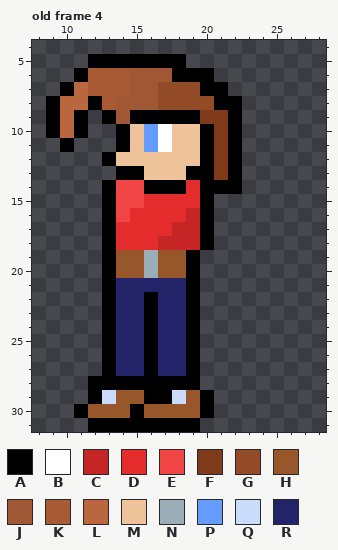
Two versions of one pixel-art file, save_da_village/assets/Villagers.ase. Above is the file before it was changed.
32x32 pixels, 4 frames. Colours within 5 levels of each other are drawn and written as one. Shown: old frame 4: x 8..28, y 4..31. The commit also changed other frames, which this record leaves out.
Palette (. is transparent): A #000000  B #ffffff  C #c62525  D #e42c2c  E #f14545  F #7f3a19  G #934a27  H #97572b  J #9f5734  K #a75a34  L #ba673f  M #eec39a  N #9badb7  P #639bff  Q #cbdbfc  R #232369
Pixels before, old frame 4, first column x 9:
 5 ...AAAAAAA....
 6 ..AKKKJJJAAA..
 7 .ALKKKJJGGGAA.
 8 ALLAKJJJGGGGAA
 9 ALA.AJAAAAAFFA
10 ALA..AMPBMMAFA
11 .A...AMPBMMAFA
12 ....AMMMMMMAFA
13 .....AAMMMAAFA
14 ....AEEAAADAAA
15 ....AEEDDDDA..
16 ....AEDDDDCA..
17 ....ADDDDCCA..
18 ....ADDDCCCA..
19 ....AHHNHHA...
20 ....AHHNHHA...
21 ....ARRRRRA...
22 ....ARRARRA...
23 ....ARRARRA...
24 ....ARRARRA...
25 ....ARRARRA...
26 ....ARRARRA...
27 ....ARRARRA...
28 ...AAAAAAAA...
29 ...AQHHAAQHA..
30 ..AHHHAHHHHA..
31 ...AAAAAAAA...
Once edited:
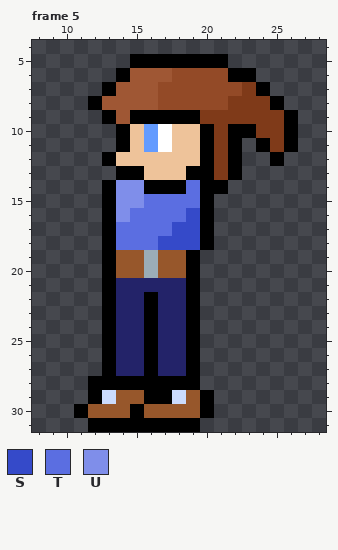
Colours new in this view: S #354ac9  T #5b6ee1  U #7f8eea
A new or re-ordered frame is compared with the old frame closest to it.
Change:
frames 4 -> 6
Frame 5 is new; against old frame 4:
y 5: x 12..14 AAA -> ...; x 19..21 ... -> AAA
y 6: x 11..14 AKKK -> ...A; x 18..23 AAA... -> GGGGAA
y 7: x 10..14 ALKKK -> ...AJ; x 20..24 AA... -> GGGFA
y 8: x 9..11 ALL -> ...; x 13 K -> J; x 21..25 AA... -> GFFFA
y 9: x 9..11 ALA -> ...; x 22..26 A.... -> FFFFA
y 10: x 9..11 ALA -> ...; x 23..26 .... -> AFFA
y 11: x 10 A -> .; x 24..26 ... -> AFA
y 12: x 25 . -> A
y 14: x 14..15 EE -> UU; x 19 D -> T; x 22 A -> .
y 15: x 14..19 EEDDDD -> UUTTTT
y 16: x 14..19 EDDDDC -> UTTTTS
y 17: x 14..19 DDDDCC -> TTTTSS
y 18: x 14..19 DDDCCC -> TTTSSS
Changed places in both pictures, as pixel boxes (x1, y1, x2, y2):
changed: (46, 54, 298, 250)
